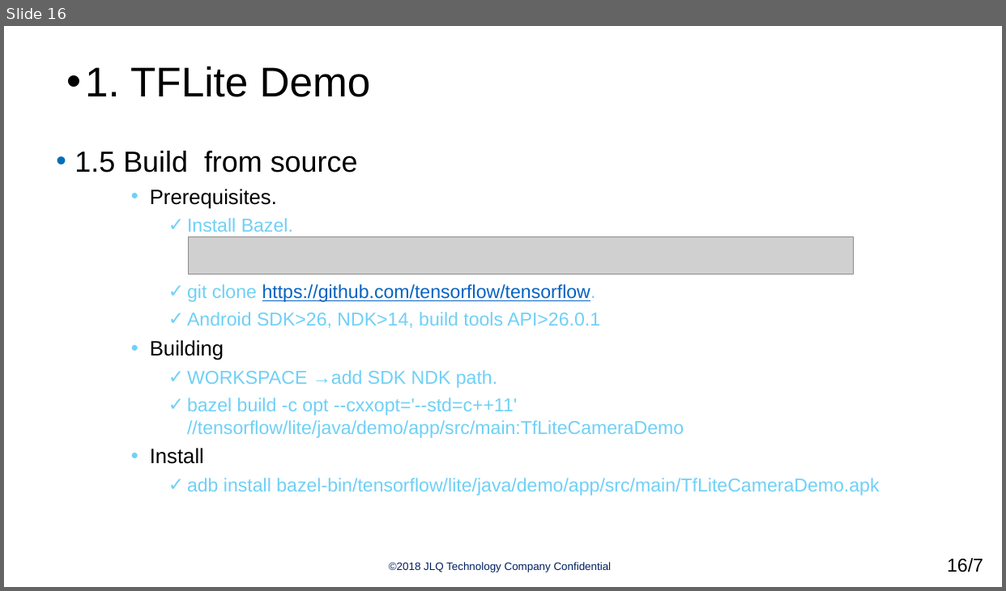
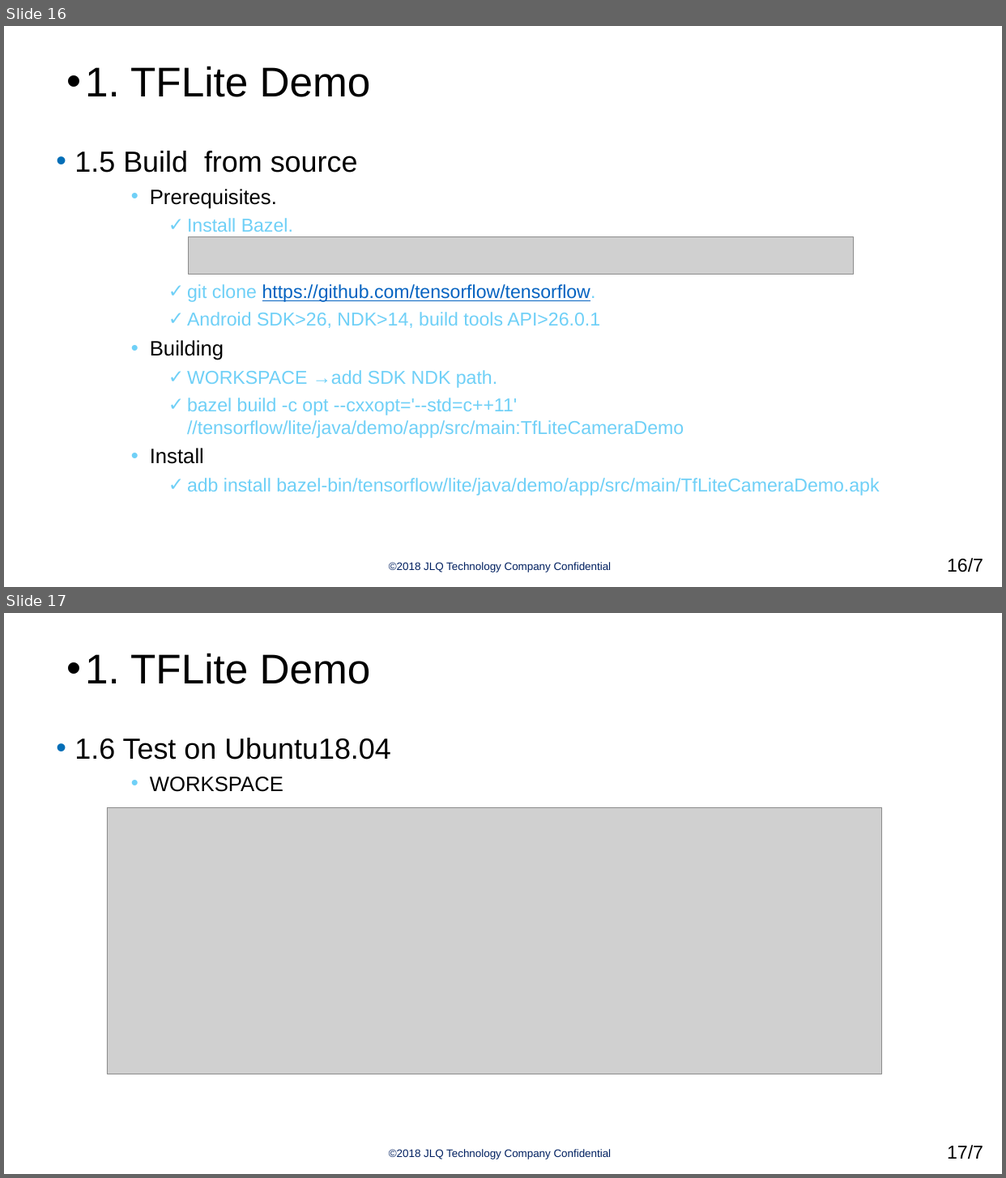
Before and after one commit to clhne/Tutorial_on_TensorFlowLite, a slide deck: Internal Training《How to use TFLite_v1》—Public.pptx. Shown one above the other, each under a label of ours: slide 16 before the commit, slides 16 and 17 after it. The pictures are 1006x591 and 1006x1178 pixels, drawn with LibreOffice and Linux fonts; fonts in the diff are those of the drawing; grey boxes stand for pictures; background and template pictures are left out. Boxes give left, top, right and bottom in pixels: in the first picture for what was removed or moved away, otherwise in the second. Text is boxed around its words. In the diff, an @@ line names an element or a change of style, - is before the commit and + after.

Commit message:
[modify]add WORKSPACE configure

```diff
--- a/Internal Training《How to use TFLite_v1》—Public.pptx
+++ b/Internal Training《How to use TFLite_v1》—Public.pptx
@@ slide 17 added at (4,613,1002,1174), background #FFFFFF; not listed: 1 template element that a slide beside it also shows @@
@@ text added at (85,653,371,684), 40 pt, text #000000 @@
+• 1. TFLite Demo
@@ text added at (74,738,391,792), 28 pt, text #000000 @@
+• 1.6 Test on Ubuntu18.04
+    • WORKSPACE
@@ picture added at (107,807,881,1074) @@
@@ page number added at (947,1145,983,1160), 18 pt, text #000000 @@
+17/7
```
